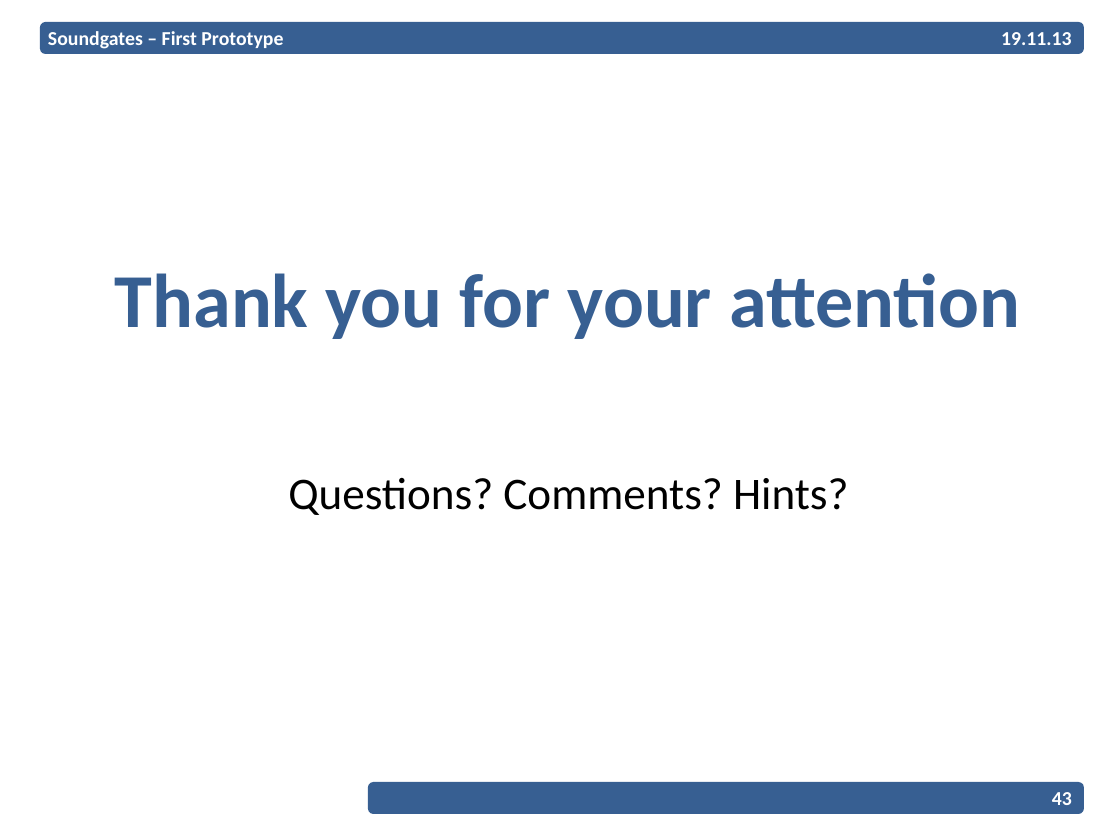
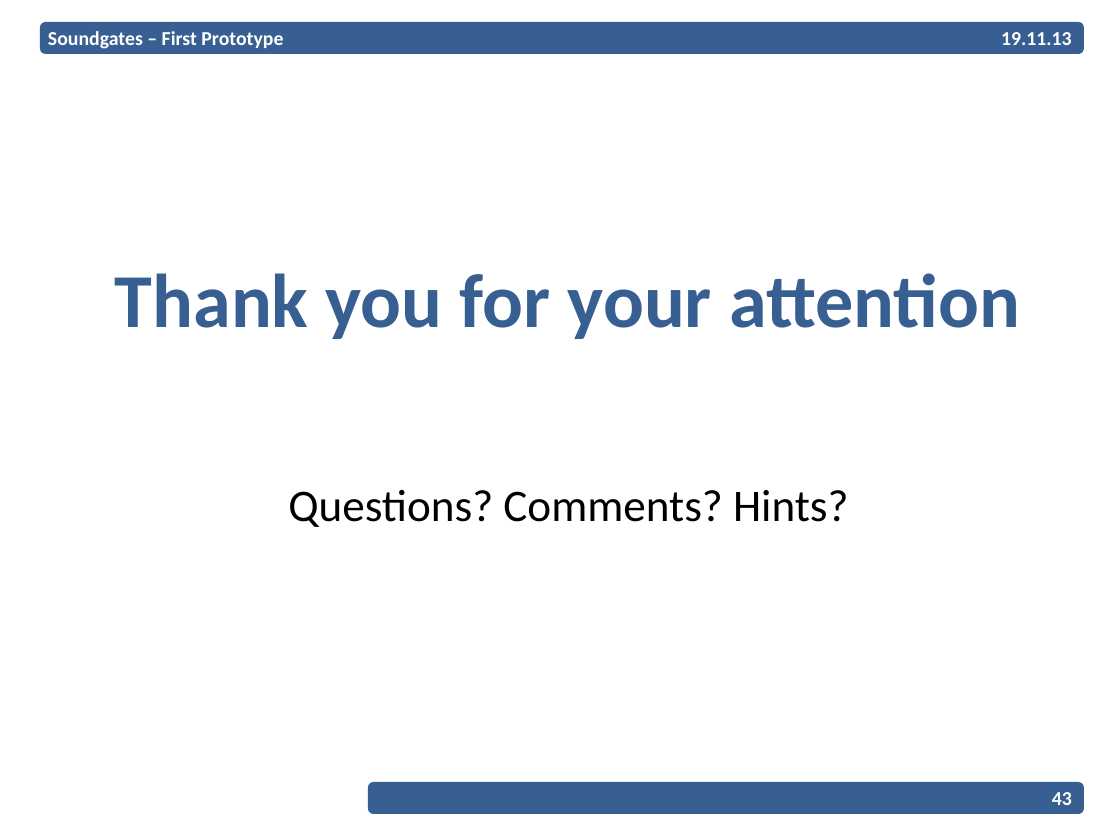
Before and after one commit to EPiCS/soundgates, a slide deck: slide 43 of documents/milestone1-2-presentation/Presentation.odp. Drawn at 1120x840 pixels with LibreOffice and Linux fonts; fonts in the diff are those of the drawing; background and template pictures are left out. Boxes give left, top, right and bottom in pixels: in the first picture for what was removed or moved away, otherwise in the second. Text is boxed around its words. In the diff, an @@ line names an element or a change of style, - is before the commit and + after.

```diff
--- a/documents/milestone1-2-presentation/Presentation.odp
+++ b/documents/milestone1-2-presentation/Presentation.odp
@@ text "Questions? Comments? Hints?": place and size @@
-text "Questions? Comments? Hints?" at bbox=[288, 478, 848, 515]
+text "Questions? Comments? Hints?" at bbox=[288, 490, 848, 527]
```
Also in this commit, not shown: 4 other slides changed.
